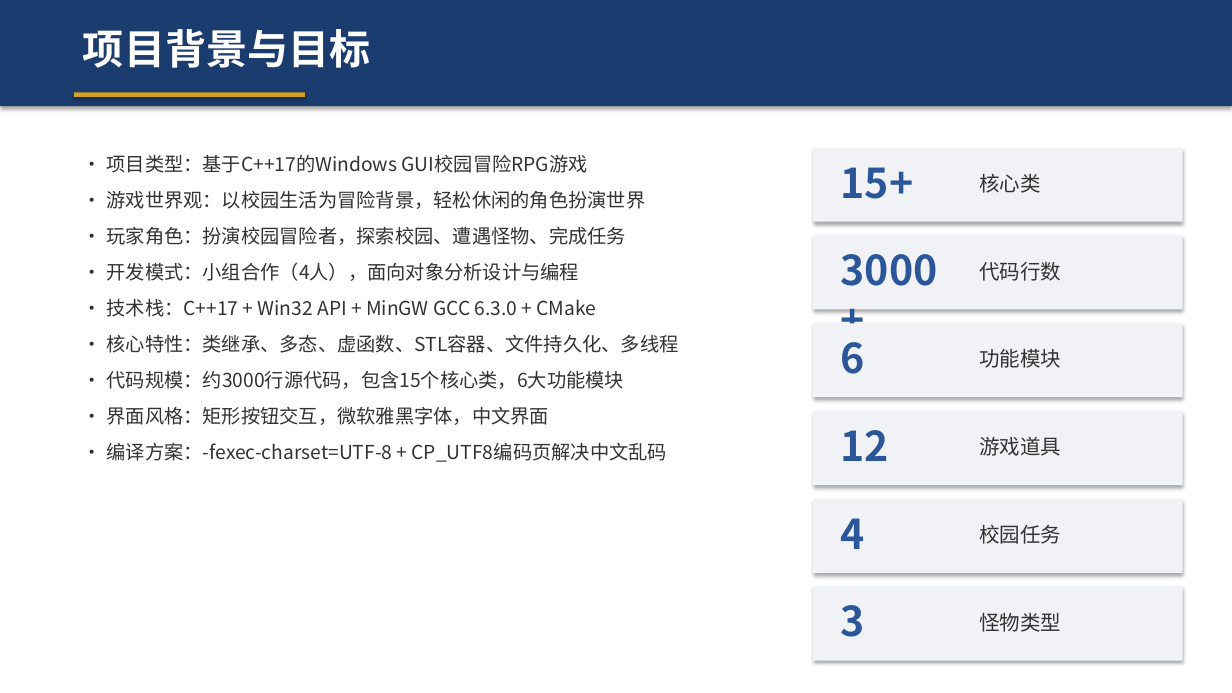
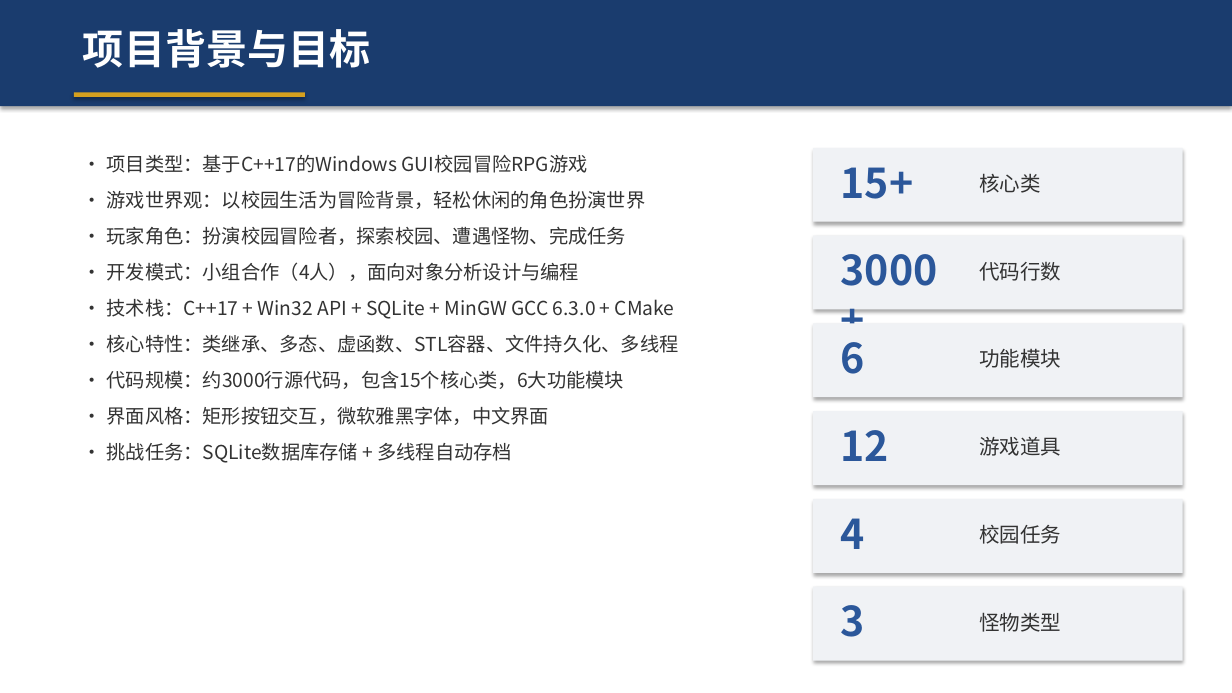
Before and after one commit to wechi123/-, a slide deck: slide 3 of build/校园RPG冒险游戏_汇报.pptx. Drawn at 1232x693 pixels with LibreOffice and Linux fonts; fonts in the diff are those of the drawing. Boxes give left, top, right and bottom in pixels: in the first picture for what was removed or moved away, otherwise in the second. Text is boxed around its words. In the diff, an @@ line names an element or a change of style, - is before the commit and + after.

```diff
--- a/build/校园RPG冒险游戏_汇报.pptx
+++ b/build/校园RPG冒险游戏_汇报.pptx
@@ text at [107,299,675,319]: text changed @@
-• 技术栈：C++17 + Win32 API + MinGW GCC 6.3.0 + CMake
+• 技术栈：C++17 + Win32 API + SQLite + MinGW GCC 6.3.0 + CMake
@@ text at [107,443,513,463]: text changed @@
-• 编译方案：-fexec-charset=UTF-8 + CP_UTF8编码页解决中文乱码
+• 挑战任务：SQLite数据库存储 + 多线程自动存档
```
Also in this commit, not shown: 10 other slides changed, 5 slides added, 7 slides removed, 24 other files.
